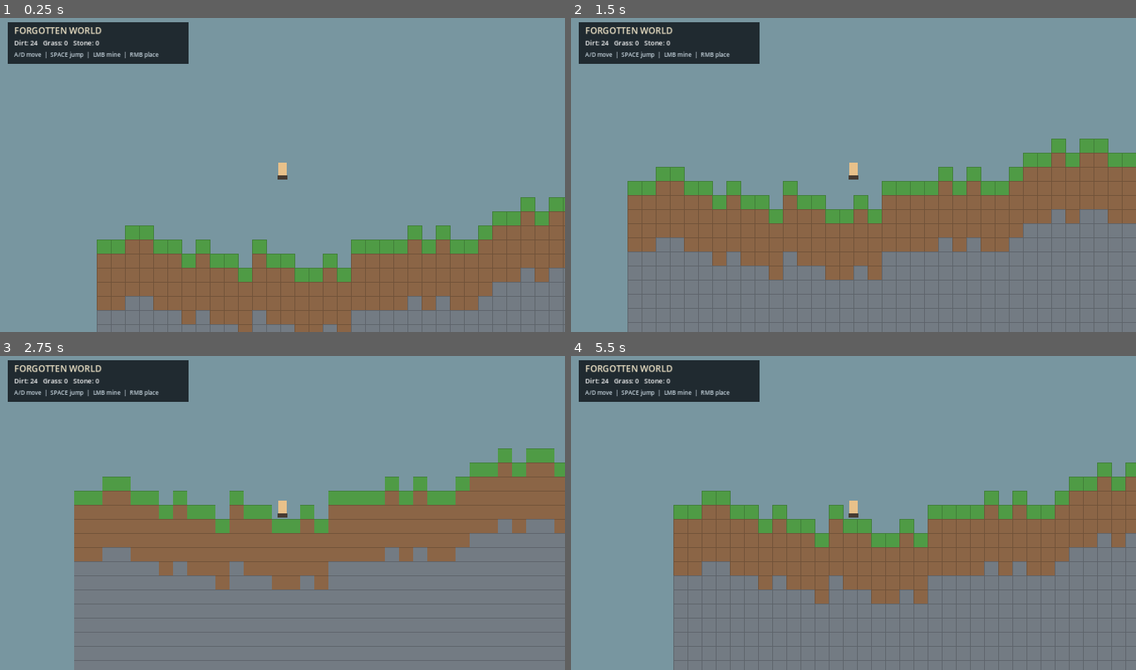
Above: before the commit, frames 1-4 (two rows, left to right).
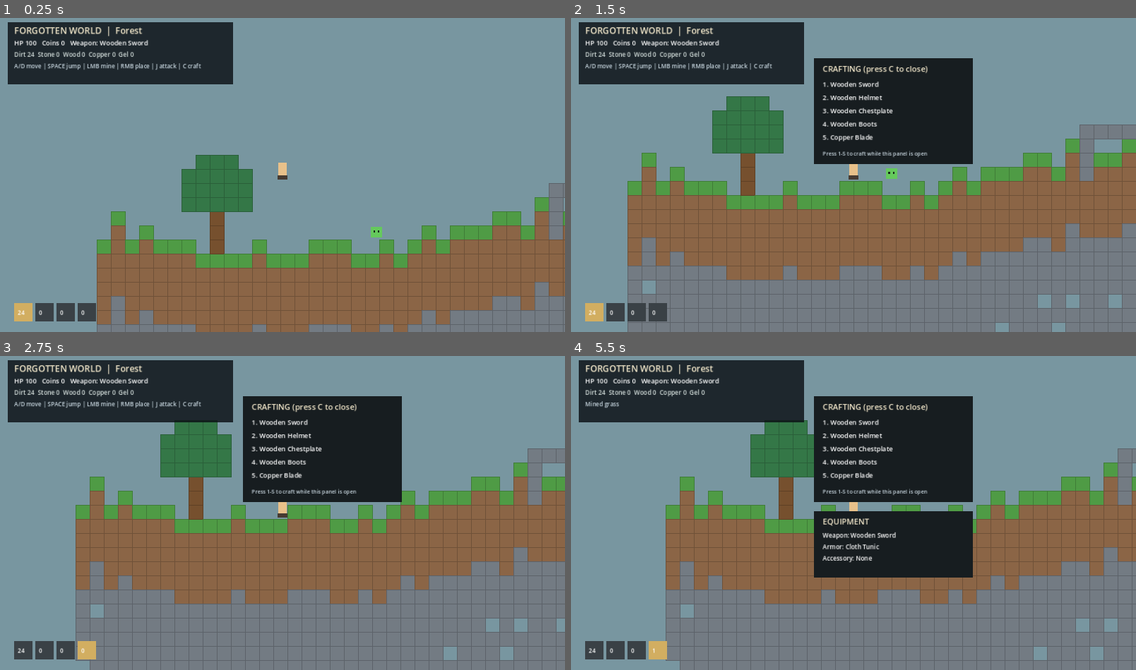
Above: after the commit, the same moments.

Repository: Jayden1337-10/Game
Game: Godot game, scene res://scenes/main.tscn
Two runs of this game, one before a commit and one after it. Both use one fixed random seed, a clock stepped at 60 frames per second and the inputs below.
Inputs (mouse positions are in pixels of both pictures, inside the frame that each line leads up to):
- Up to frame 1 (0.25 s): no input
- Up to frame 2 (1.5 s): tap Enter at 0.5 s; move the mouse to (977, 156) at 0.52 s; hold Right (ui_right) 0.53-1.28 s; tap C at 0.6 s; click (977, 156) at 0.67 s; tap Space at 0.77 s; tap I at 0.8, 1.35 s; move the mouse to (740, 187) at 1.27 s; hold Left (ui_left) from 1.28 s (still down); click (740, 187) at 1.42 s
- Up to frame 3 (2.75 s): tap Space at 1.52 s; tap 1 at 1.55, 2.1 s; move the mouse to (339, 440) at 2.02 s; release Left (ui_left) at 2.03 s; hold Right (ui_right) from 2.03 s (still down); click (339, 440) at 2.17 s; tap 4 at 2.3 s
- Up to frame 4 (5.5 s): tap Space at 2.75, 3.02, 3.77, 4.52 s; move the mouse to (825, 575) at 2.77 s; tap 4 at 2.85 s; click (825, 575) at 2.92 s; tap J at 3.05, 3.6 s; move the mouse to (1023, 560) at 3.52 s; release Right (ui_right) at 3.53 s; hold Left (ui_left) from 3.53 s (still down); click (1023, 560) at 3.67 s; tap E at 3.8, 4.35 s; move the mouse to (684, 462) at 4.27 s; click (684, 462) at 4.42 s; tap C at 4.55, 5.1 s; tap Enter at 5 s; move the mouse to (881, 509) at 5.02 s; click (881, 509) at 5.17 s; tap I at 5.3 s

The runs differ from the first frame. In frame 1, 16% of the frame differs, in the area x 1-100%, y 1-100%; in frame 2, 28%; in frame 3, 33%; in frame 4, 34%.

Commit message:
Expand sandbox gameplay with crafting combat biomes and inventory

Diff:
--- a/game/scripts/main.gd
+++ b/game/scripts/main.gd
@@ -1,7 +1,8 @@
 extends Node2D
 
 const TILE := 32
-const WORLD_WIDTH := 180
+const WORLD_WIDTH := 420
+const WORLD_HEIGHT := 80
 const GRAVITY := 1100.0
 const SPEED := 260.0
 const JUMP := -430.0
@@ -10,21 +11,78 @@
 var velocity := Vector2.ZERO
 var camera_offset := Vector2.ZERO
 var blocks: Dictionary = {}
-var inventory := {"grass": 0, "dirt": 24, "stone": 0}
+var inventory := {"grass": 0, "dirt": 24, "stone": 0, "wood": 0, "gel": 0, "copper": 0}
+var equipment := {"weapon": "Wooden Sword", "armor": "Cloth Tunic", "accessory": "None"}
+var recipes := {
+    "Wooden Sword": {"wood": 8},
+    "Wooden Helmet": {"wood": 12},
+    "Wooden Chestplate": {"wood": 20},
+    "Wooden Boots": {"wood": 10},
+    "Copper Blade": {"copper": 12, "wood": 4}
+}
+var craft_names := ["Wooden Sword", "Wooden Helmet", "Wooden Chestplate", "Wooden Boots", "Copper Blade"]
+var enemies: Array[Dictionary] = []
+var coins := 0
+var selected_slot := 0
+var hotbar := ["dirt", "stone", "wood", "grass"]
+var biome := "Forest"
+var status_text := "A/D move | SPACE jump | LMB mine | RMB place | J attack | C craft"
+var show_crafting := false
+var show_inventory := false
+var player_health := 100
+var attack_cooldown := 0.0
 var world_seed := 0
-var status_text := "A/D move  |  SPACE jump  |  LMB mine  |  RMB place"
 
 func _ready() -> void:
+    randomize()
     world_seed = randi()
     _generate_world()
+    _spawn_enemies()
+    queue_redraw()
 
 func _generate_world() -> void:
     var rng := RandomNumberGenerator.new()
     rng.seed = world_seed
     for x in range(WORLD_WIDTH):
         var surface_y := 13 + int(round(sin(float(x) * 0.12) * 2.0 + rng.randf_range(-1.0, 1.0)))
-        for y in range(surface_y, 55):
-            blocks[Vector2i(x, y)] = "grass" if y == surface_y else ("dirt" if y < surface_y + 5 else "stone")
+        for y in range(surface_y, WORLD_HEIGHT):
+            var kind := "grass" if y == surface_y else ("dirt" if y < surface_y + 6 else "stone")
+            if y > surface_y + 8 and rng.randf() < 0.035:
+                continue
+            blocks[Vector2i(x, y)] = kind
+        if x % 37 == 8:
+            _make_tree(x, surface_y - 1)
+        if x % 91 == 35:
+            _make_ruin(x, surface_y - 1)
+
+func _make_tree(x: int, y: int) -> void:
+    for h in range(4):
+        blocks[Vector2i(x, y - h)] = "wood"
+    for dx in range(-2, 3):
+        for dy in range(-6, -2):
+            if abs(dx) + abs(dy + 4) < 4:
+                blocks[Vector2i(x + dx, y + dy)] = "leaves"
+
+func _make_ruin(x: int, y: int) -> void:
+    for dx in range(-3, 4):
+        blocks[Vector2i(x + dx, y)] = "stone"
+        if dx == -3 or dx == 3:
+            for dy in range(1, 4):
+                blocks[Vector2i(x + dx, y + dy)] = "stone"
+
+func _spawn_enemies() -> void:
+    var rng := RandomNumberGenerator.new()
+    rng.randomize()
+    for i in range(28):
+        var x := rng.randi_range(8, WORLD_WIDTH - 8)
+        var ground := _surface_at(x)
+        enemies.append({"pos": Vector2(x * TILE, ground * TILE - 18), "hp": 35, "speed": rng.randf_range(25.0, 55.0), "kind": "Slime"})
+
+func _surface_at(x: int) -> int:
+    for y in range(WORLD_HEIGHT):
+        if blocks.has(Vector2i(x, y)):
+            return y
+    return 14
 
 func _physics_process(delta: float) -> void:
     var direction := Input.get_axis("ui_left", "ui_right")
@@ -41,24 +99,89 @@
         velocity.y = 0
     player_pos.x = clamp(player_pos.x, 16.0, WORLD_WIDTH * TILE - 16.0)
     camera_offset = player_pos - get_viewport_rect().size / 2.0
+    attack_cooldown = maxf(0.0, attack_cooldown - delta)
+    _update_enemies(delta)
+    var region := int(player_pos.x / TILE)
+    biome = "Forest" if region < 140 else ("Mushroom Fields" if region < 280 else "Ashlands")
     queue_redraw()
 
-func _on_ground() -> bool: return _solid(Vector2(player_pos.x, player_pos.y + 20))
-func _solid(p: Vector2) -> bool: return blocks.has(Vector2i(floor(p.x / TILE), floor(p.y / TILE)))
+func _update_enemies(delta: float) -> void:
+    for enemy in enemies:
+        var p: Vector2 = enemy["pos"]
+        var dx := player_pos.x - p.x
+        if absf(dx) < 420.0:
+            p.x += signf(dx) * float(enemy["speed"]) * delta
+            if absf(dx) < 28.0 and randf() < delta * 0.35:
+                player_health = maxi(0, player_health - 4)
+        enemy["pos"] = p
+
+func _on_ground() -> bool:
+    return _solid(Vector2(player_pos.x, player_pos.y + 20))
+
+func _solid(p: Vector2) -> bool:
+    return blocks.has(Vector2i(floori(p.x / TILE), floori(p.y / TILE)))
 
 func _unhandled_input(event: InputEvent) -> void:
+    if event is InputEventKey and event.pressed and not event.echo:
+        if event.keycode == KEY_C: show_crafting = not show_crafting
+        if event.keycode == KEY_I: show_inventory = not show_inventory
+        if event.keycode >= KEY_1 and event.keycode <= KEY_4: selected_slot = event.keycode - KEY_1
+        if event.keycode == KEY_J: _attack()
+        if event.keycode == KEY_E: _equip_best()
     if event is InputEventMouseButton and event.pressed:
-        var cell := Vector2i(floor((get_global_mouse_position().x + camera_offset.x) / TILE), floor((get_global_mouse_position().y + camera_offset.y) / TILE))
-        if event.button_index == MOUSE_BUTTON_LEFT and blocks.has(cell) and Vector2(cell * TILE).distance_to(player_pos) < 150:
-            var kind: String = blocks[cell]
-            blocks.erase(cell)
-            inventory[kind] = inventory.get(kind, 0) + 1
-            status_text = "Mined " + kind
-        elif event.button_index == MOUSE_BUTTON_RIGHT and not blocks.has(cell) and Vector2(cell * TILE).distance_to(player_pos) < 150 and inventory.dirt > 0:
-            blocks[cell] = "dirt"
-            inventory.dirt -= 1
-            status_text = "Placed dirt"
+        var world_mouse := get_global_mouse_position() + camera_offset
+        var cell := Vector2i(floori(world_mouse.x / TILE), floori(world_mouse.y / TILE))
+        if event.button_index == MOUSE_BUTTON_LEFT:
+            if blocks.has(cell) and Vector2(cell * TILE).distance_to(player_pos) < 150.0:
+                var kind: String = blocks[cell]
+                blocks.erase(cell)
+                inventory[kind] = inventory.get(kind, 0) + 1
+                if kind == "wood": coins += 1
+                status_text = "Mined " + kind
+        elif event.button_index == MOUSE_BUTTON_RIGHT:
+            var kind: String = hotbar[selected_slot]
+            if not blocks.has(cell) and Vector2(cell * TILE).distance_to(player_pos) < 150.0 and inventory.get(kind, 0) > 0:
+                blocks[cell] = kind
+                inventory[kind] -= 1
+                status_text = "Placed " + kind
         queue_redraw()
+
+func _attack() -> void:
+    if attack_cooldown > 0.0: return
+    attack_cooldown = 0.45
+    var damage := 22 if equipment["weapon"] == "Wooden Sword" else (38 if equipment["weapon"] == "Copper Blade" else 8)
+    for i in range(enemies.size() - 1, -1, -1):
+        var enemy: Dictionary = enemies[i]
+        if Vector2(enemy["pos"]).distance_to(player_pos) < 76.0:
+            enemy["hp"] = int(enemy["hp"]) - damage
+            if enemy["hp"] <= 0:
+                enemies.remove_at(i)
+                inventory["gel"] += 1
+                coins += 5
+            else:
+                enemies[i] = enemy
+            break
+
+func _craft(item: String) -> void:
+    if not recipes.has(item): return
+    var cost: Dictionary = recipes[item]
+    for material in cost:
+        if inventory.get(material, 0) < cost[material]:
+            status_text = "Not enough " + material
+            return
+    for material in cost:
+        inventory[material] -= cost[material]
+    if item == "Wooden Sword" or item == "Copper Blade":
+        equipment["weapon"] = item
+    elif item.begins_with("Wooden"):
+        equipment["armor"] = item
+    status_text = "Crafted " + item
+
+func _equip_best() -> void:
+    if inventory.get("copper", 0) >= 12:
+        _craft("Copper Blade")
+    elif inventory.get("wood", 0) >= 8:
+        _craft("Wooden Sword")
 
 func _draw() -> void:
     var view := get_viewport_rect().size
@@ -66,17 +189,44 @@
     var left := max(0, int(camera_offset.x / TILE) - 2)
     var right := min(WORLD_WIDTH, int((camera_offset.x + view.x) / TILE) + 3)
     var top := max(0, int(camera_offset.y / TILE) - 2)
-    var bottom := min(55, int((camera_offset.y + view.y) / TILE) + 3)
+    var bottom := min(WORLD_HEIGHT, int((camera_offset.y + view.y) / TILE) + 3)
     for cell in blocks:
         if cell.x < left or cell.x > right or cell.y < top or cell.y > bottom: continue
-        var color := Color("#4f9b45") if blocks[cell] == "grass" else (Color("#8b6546") if blocks[cell] == "dirt" else Color("#737b83"))
+        var kind: String = blocks[cell]
+        var color := Color("#4f9b45")
+        if kind == "dirt": color = Color("#8b6546")
+        elif kind == "stone": color = Color("#737b83")
+        elif kind == "wood": color = Color("#76502e")
+        elif kind == "leaves": color = Color("#347747")
         var rect := Rect2(Vector2(cell * TILE) - camera_offset, Vector2(TILE, TILE))
         draw_rect(rect, color)
         draw_rect(rect, color.darkened(0.2), false, 1.0)
+    for enemy in enemies:
+        var ep: Vector2 = enemy["pos"] - camera_offset
+        draw_rect(Rect2(ep - Vector2(13, 12), Vector2(26, 24)), Color("#65c95c"))
+        draw_rect(Rect2(ep - Vector2(7, 3), Vector2(4, 4)), Color("#17251b"))
+        draw_rect(Rect2(ep + Vector2(3, -3), Vector2(4, 4)), Color("#17251b"))
     var p := player_pos - camera_offset
     draw_rect(Rect2(p - Vector2(10, 24), Vector2(20, 36)), Color("#e8c18a"))
     draw_rect(Rect2(p - Vector2(11, -5), Vector2(22, 9)), Color("#463b32"))
-    draw_rect(Rect2(Vector2(18, 18), Vector2(410, 94)), Color(0.04, 0.06, 0.08, 0.8))
-    draw_string(ThemeDB.fallback_font, Vector2(32, 44), "FORGOTTEN WORLD", HORIZONTAL_ALIGNMENT_LEFT, -1, 20, Color("#f2e7ca"))
-    draw_string(ThemeDB.fallback_font, Vector2(32, 70), "Dirt: %d   Grass: %d   Stone: %d" % [inventory.dirt, inventory.grass, inventory.stone], HORIZONTAL_ALIGNMENT_LEFT, -1, 15, Color.WHITE)
-    draw_string(ThemeDB.fallback_font, Vector2(32, 96), status_text, HORIZONTAL_ALIGNMENT_LEFT, -1, 13, Color("#c8d6df"))
+    draw_rect(Rect2(Vector2(18, 18), Vector2(510, 140)), Color(0.04, 0.06, 0.08, 0.82))
+    draw_string(ThemeDB.fallback_font, Vector2(32, 44), "FORGOTTEN WORLD  |  " + biome, HORIZONTAL_ALIGNMENT_LEFT, -1, 20, Color("#f2e7ca"))
+    draw_string(ThemeDB.fallback_font, Vector2(32, 70), "HP %d   Coins %d   Weapon: %s" % [player_health, coins, equipment["weapon"]], HORIZONTAL_ALIGNMENT_LEFT, -1, 15, Color.WHITE)
+    draw_string(ThemeDB.fallback_font, Vector2(32, 96), "Dirt %d  Stone %d  Wood %d  Copper %d  Gel %d" % [inventory.dirt, inventory.stone, inventory.wood, inventory.copper, inventory.gel], HORIZONTAL_ALIGNMENT_LEFT, -1, 14, Color("#d5dfdc"))
+    draw_string(ThemeDB.fallback_font, Vector2(32, 122), status_text, HORIZONTAL_ALIGNMENT_LEFT, -1, 13, Color("#c8d6df"))
+    for i in range(hotbar.size()):
+        var x := 32 + i * 48
+        draw_rect(Rect2(Vector2(x, view.y - 66), Vector2(42, 42)), Color("#3a4146") if i != selected_slot else Color("#d2ae61"))
+        draw_string(ThemeDB.fallback_font, Vector2(x + 8, view.y - 39), str(inventory.get(hotbar[i], 0)), HORIZONTAL_ALIGNMENT_LEFT, -1, 13, Color.WHITE)
+    if show_crafting:
+        draw_rect(Rect2(Vector2(550, 100), Vector2(360, 240)), Color("#171d20"))
+        draw_string(ThemeDB.fallback_font, Vector2(570, 130), "CRAFTING (press C to close)", HORIZONTAL_ALIGNMENT_LEFT, -1, 18, Color("#f2e7ca"))
+        for i in range(craft_names.size()):
+            draw_string(ThemeDB.fallback_font, Vector2(570, 164 + i * 30), "%d. %s" % [i + 1, craft_names[i]], HORIZONTAL_ALIGNMENT_LEFT, -1, 15, Color.WHITE)
+        draw_string(ThemeDB.fallback_font, Vector2(570, 320), "Press 1-5 to craft while this panel is open", HORIZONTAL_ALIGNMENT_LEFT, -1, 12, Color("#c8d6df"))
+    if show_inventory:
+        draw_rect(Rect2(Vector2(550, 360), Vector2(360, 150)), Color("#171d20"))
+        draw_string(ThemeDB.fallback_font, Vector2(570, 390), "EQUIPMENT", HORIZONTAL_ALIGNMENT_LEFT, -1, 18, Color("#f2e7ca"))
+        draw_string(ThemeDB.fallback_font, Vector2(570, 420), "Weapon: " + equipment["weapon"], HORIZONTAL_ALIGNMENT_LEFT, -1, 14, Color.WHITE)
+        draw_string(ThemeDB.fallback_font, Vector2(570, 446), "Armor: " + equipment["armor"], HORIZONTAL_ALIGNMENT_LEFT, -1, 14, Color.WHITE)
+        draw_string(ThemeDB.fallback_font, Vector2(570, 472), "Accessory: " + equipment["accessory"], HORIZONTAL_ALIGNMENT_LEFT, -1, 14, Color.WHITE)
